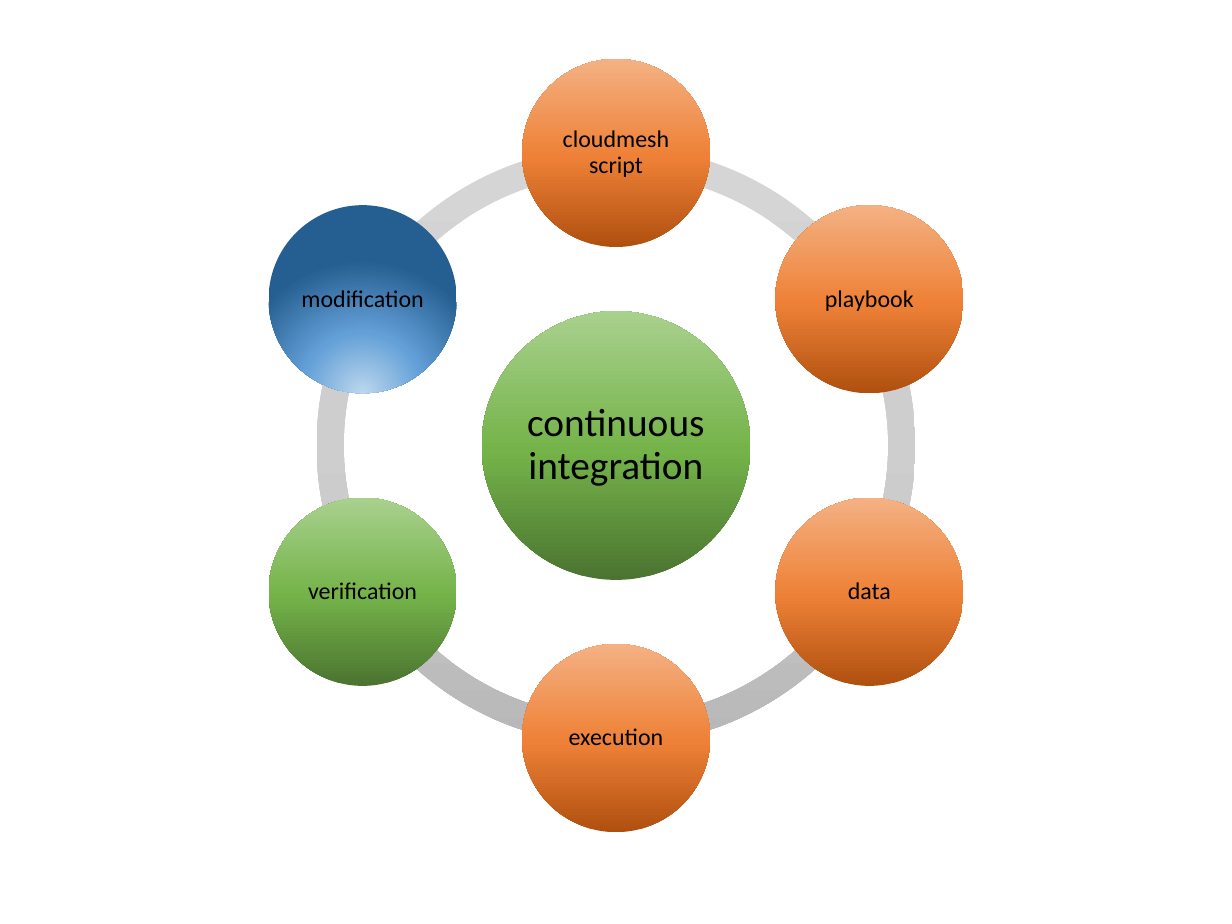
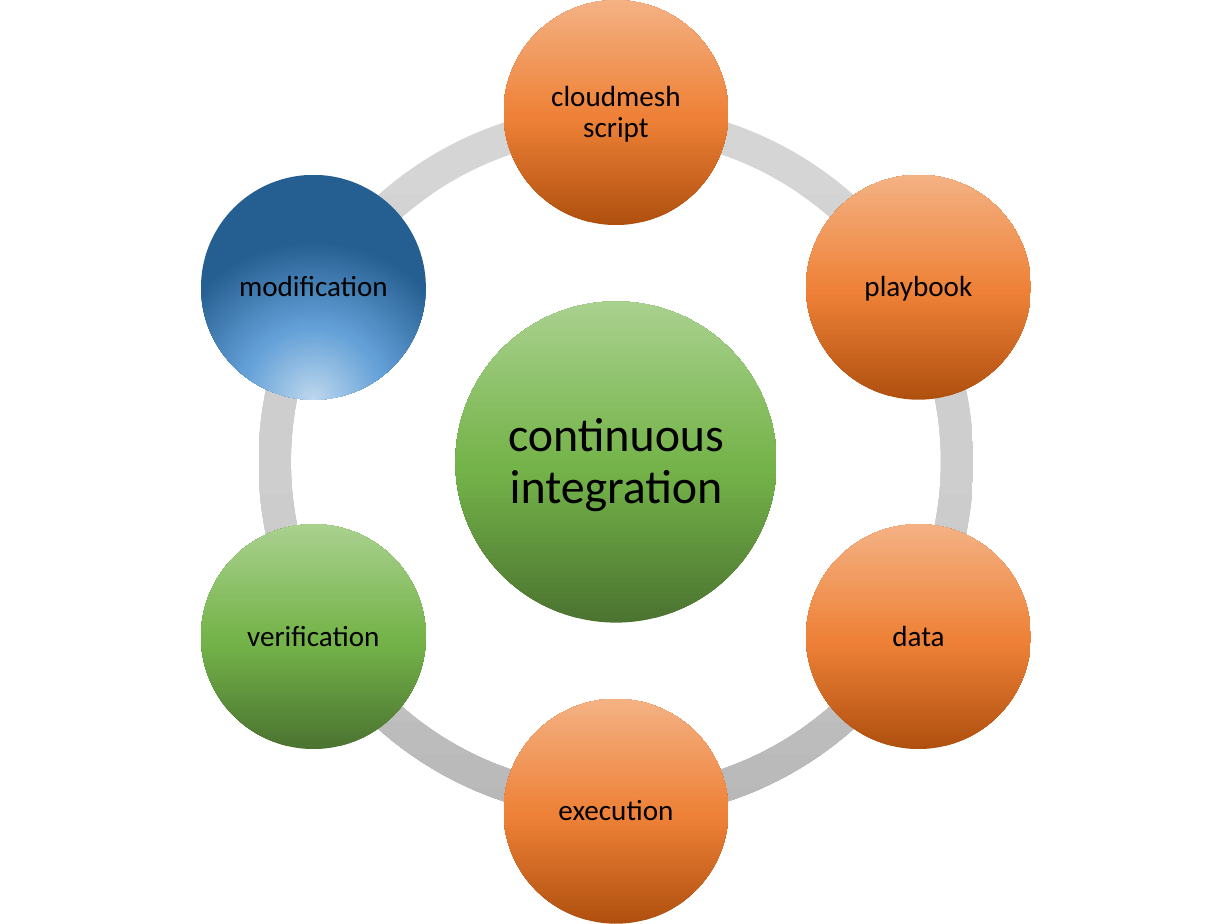
Before and after one commit to cyberaide/nist, a slide deck: slide 1 of images/nist-devops.pptx. Drawn at 1232x924 pixels with LibreOffice and Linux fonts; fonts in the diff are those of the drawing. Boxes give left, top, right and bottom in pixels: in the first picture for what was removed or moved away, otherwise in the second. Text is boxed around its words. In the diff, an @@ line names an element or a change of style, - is before the commit and + after.

```diff
--- a/images/nist-devops.pptx
+++ b/images/nist-devops.pptx
@@ ellipse: place and size @@
-ellipse at [522,59,711,248]
+ellipse at [504,0,729,225]
@@ text "cloudmesh script": place and size @@
-text "cloudmesh script" at [563,130,669,177]
+text "cloudmesh script" at [551,85,680,142]
@@ arch (boxed as its full ring): place and size @@
-arch (boxed as its full ring) at [317,147,915,745]
+arch (boxed as its full ring) at [259,105,973,819]
@@ arch (boxed as its full ring): place and size @@
-arch (boxed as its full ring) at [317,147,915,745]
+arch (boxed as its full ring) at [259,105,973,819]
@@ arch (boxed as its full ring): place and size @@
-arch (boxed as its full ring) at [317,147,915,745]
+arch (boxed as its full ring) at [259,105,973,819]
@@ arch (boxed as its full ring): place and size @@
-arch (boxed as its full ring) at [317,147,915,745]
+arch (boxed as its full ring) at [259,105,973,819]
@@ arch (boxed as its full ring): place and size @@
-arch (boxed as its full ring) at [317,147,915,745]
+arch (boxed as its full ring) at [259,105,973,819]
@@ arch (boxed as its full ring): place and size @@
-arch (boxed as its full ring) at [317,147,915,745]
+arch (boxed as its full ring) at [259,105,973,819]
@@ ellipse: place and size @@
-ellipse at [269,206,457,394]
+ellipse at [201,175,426,400]
@@ ellipse: place and size @@
-ellipse at [775,206,963,394]
+ellipse at [806,175,1031,400]
@@ text "modification": place and size @@
-text "modification" at [301,290,423,307]
+text "modification" at [239,276,388,296]
@@ text "playbook": place and size @@
-text "playbook" at [825,290,914,311]
+text "playbook" at [864,275,972,301]
@@ ellipse: place and size @@
-ellipse at [482,312,750,580]
+ellipse at [456,302,777,623]
@@ text "continuous integration": place and size @@
-text "continuous integration" at [527,409,704,486]
+text "continuous integration" at [508,418,724,511]
@@ text "continuous integration" at [508,418,724,511]: size 23 to 28 pt; more space between paragraphs @@
@@ ellipse: place and size @@
-ellipse at [269,498,457,686]
+ellipse at [201,525,426,750]
@@ ellipse: place and size @@
-ellipse at [775,498,963,686]
+ellipse at [806,525,1031,750]
@@ size 14 to 17 pt; more space between paragraphs in 6 elements at [551,85,680,142], [864,275,972,301], [239,276,388,296], [558,800,673,821], [892,625,944,647], [247,626,379,646] @@
@@ text "verification": place and size @@
-text "verification" at [308,582,417,599]
+text "verification" at [247,626,379,646]
@@ text "data": place and size @@
-text "data" at [848,582,891,599]
+text "data" at [892,625,944,647]
@@ ellipse: place and size @@
-ellipse at [522,644,711,833]
+ellipse at [504,699,729,924]
@@ text "execution": place and size @@
-text "execution" at [569,728,664,745]
+text "execution" at [558,800,673,821]
```
Also in this commit, not shown: 2 slides added, 3 other files.
